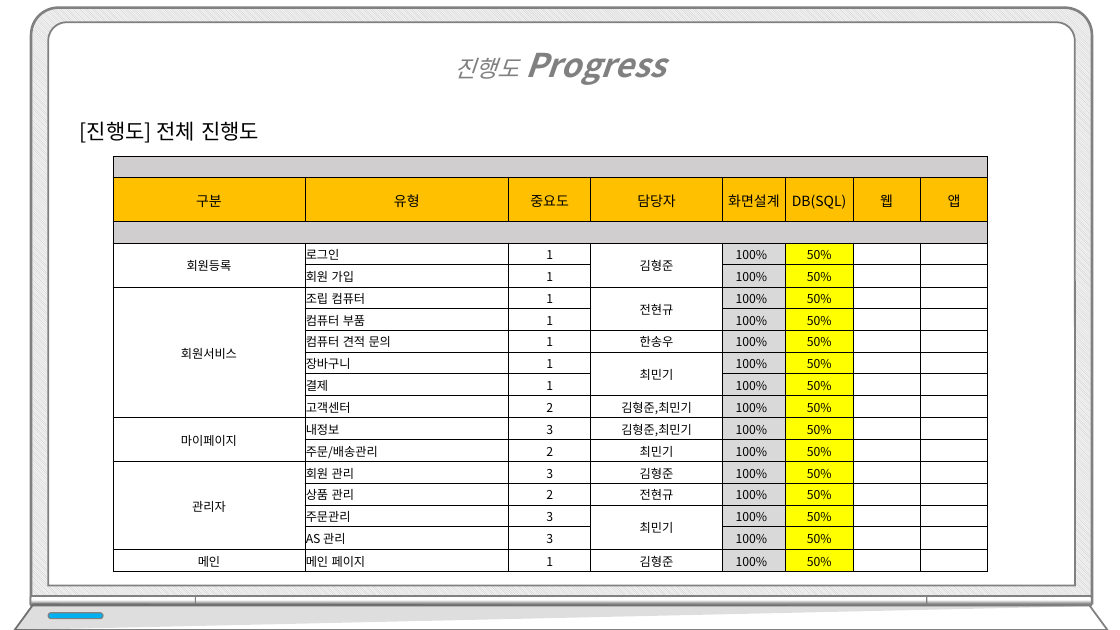
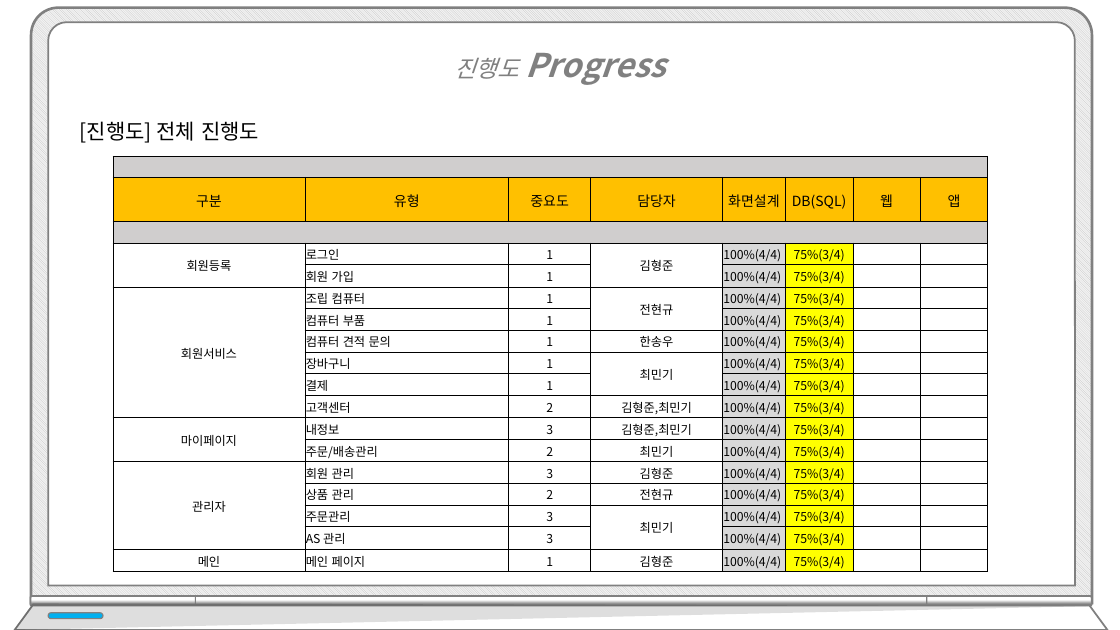
Before and after one commit to hhsw07/ezen-academy-projects, a slide deck: slide 6 of WebContent/발표/2차/프로젝트5_2차(피드백용).pptx. Drawn at 1120x630 pixels with LibreOffice and Linux fonts; fonts in the diff are those of the drawing. Boxes give left, top, right and bottom in pixels: in the first picture for what was removed or moved away, otherwise in the second. Text is boxed around its words. In the diff, an @@ line names an element or a change of style, - is before the commit and + after.

```diff
--- a/WebContent/발표/2차/프로젝트5_2차(피드백용).pptx
+++ b/WebContent/발표/2차/프로젝트5_2차(피드백용).pptx
@@ table at (113,156,988,573) @@
-row 4, column 5: 100%
+row 4, column 5: 100%(4/4)
-row 4, column 6: 50%
+row 4, column 6: 75%(3/4)
-row 5, column 5: 100%
+row 5, column 5: 100%(4/4)
-row 5, column 6: 50%
+row 5, column 6: 75%(3/4)
-row 6, column 5: 100%
+row 6, column 5: 100%(4/4)
-row 6, column 6: 50%
+row 6, column 6: 75%(3/4)
-row 7, column 5: 100%
+row 7, column 5: 100%(4/4)
-row 7, column 6: 50%
+row 7, column 6: 75%(3/4)
-row 8, column 5: 100%
+row 8, column 5: 100%(4/4)
-row 8, column 6: 50%
+row 8, column 6: 75%(3/4)
-row 9, column 5: 100%
+row 9, column 5: 100%(4/4)
-row 9, column 6: 50%
+row 9, column 6: 75%(3/4)
-row 10, column 5: 100%
+row 10, column 5: 100%(4/4)
-row 10, column 6: 50%
+row 10, column 6: 75%(3/4)
-row 11, column 5: 100%
+row 11, column 5: 100%(4/4)
-row 11, column 6: 50%
+row 11, column 6: 75%(3/4)
-row 12, column 5: 100%
+row 12, column 5: 100%(4/4)
-row 12, column 6: 50%
+row 12, column 6: 75%(3/4)
-row 13, column 5: 100%
+row 13, column 5: 100%(4/4)
-row 13, column 6: 50%
+row 13, column 6: 75%(3/4)
-row 14, column 5: 100%
+row 14, column 5: 100%(4/4)
-row 14, column 6: 50%
+row 14, column 6: 75%(3/4)
-row 15, column 5: 100%
+row 15, column 5: 100%(4/4)
-row 15, column 6: 50%
+row 15, column 6: 75%(3/4)
-row 16, column 5: 100%
+row 16, column 5: 100%(4/4)
-row 16, column 6: 50%
+row 16, column 6: 75%(3/4)
-row 17, column 5: 100%
+row 17, column 5: 100%(4/4)
-row 17, column 6: 50%
+row 17, column 6: 75%(3/4)
-row 18, column 5: 100%
+row 18, column 5: 100%(4/4)
-row 18, column 6: 50%
+row 18, column 6: 75%(3/4)
```
